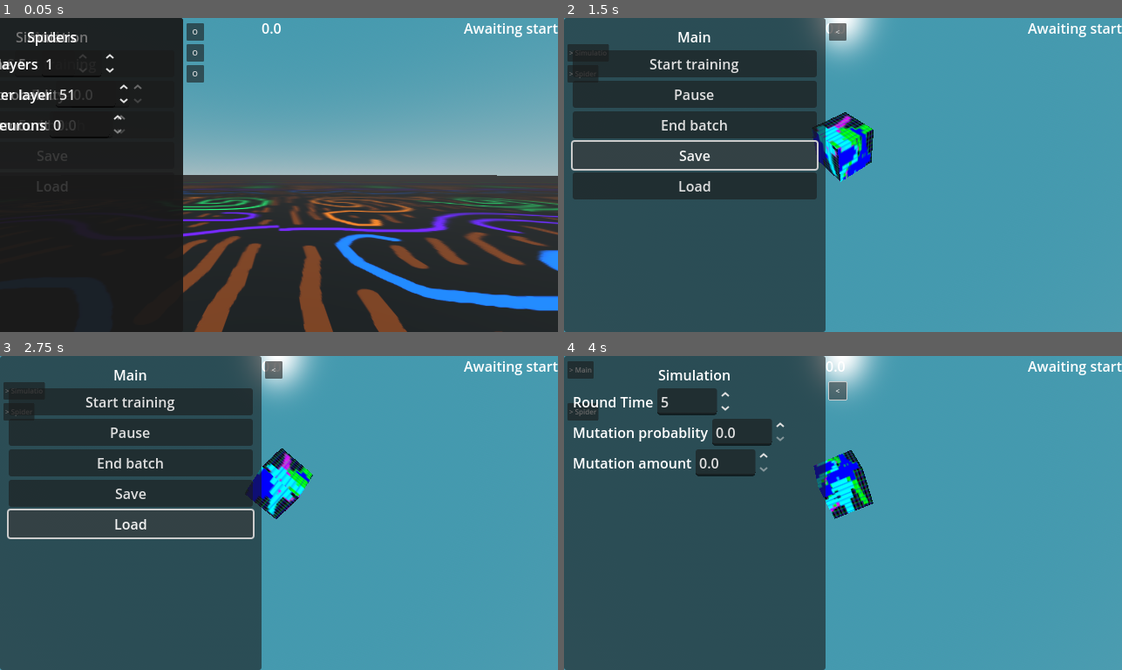
Above: before the commit, frames 1-4 (two rows, left to right).
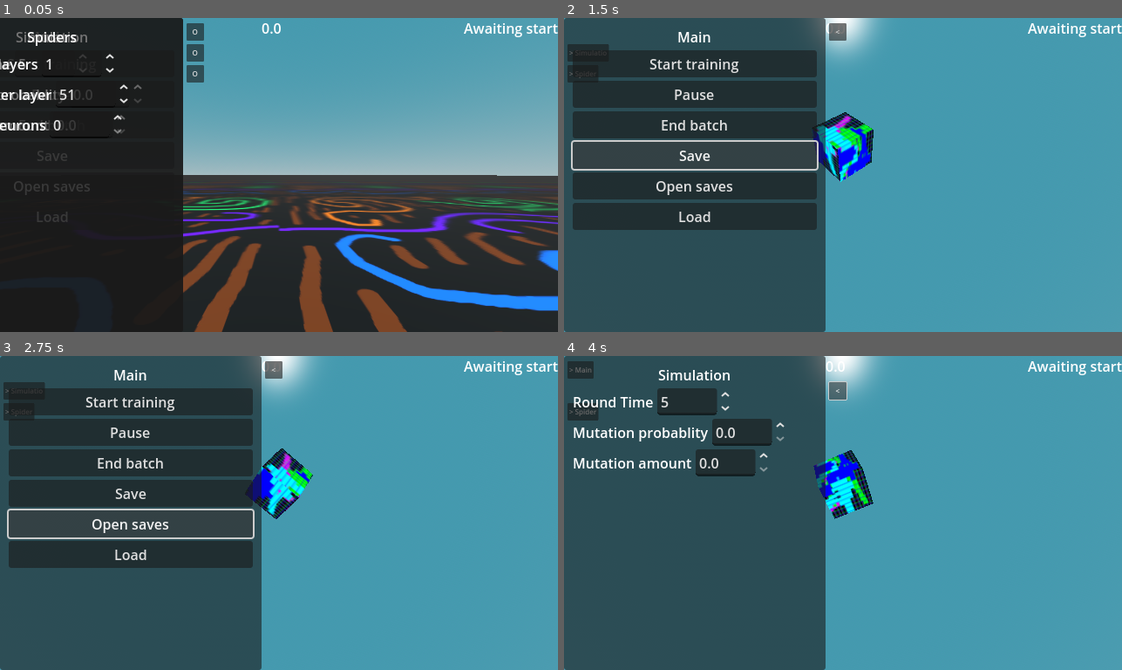
Above: after the commit, the same moments.

Repository: officialErnests/de-ai-ed
Game: Godot game, scene res://scenes/main.tscn
Same seed, same stepped clock (60 frames per second), same inputs: the game is played once before the commit and once after it.
Inputs (mouse positions are in pixels of both pictures, inside the frame that each line leads up to):
- Up to frame 1 (0.05 s): no input
- Up to frame 2 (1.5 s): click "> Main" at 0.5 s; click "Save" at 1.25 s
- Up to frame 3 (2.75 s): click (128, 522) at 2 s, where only the run after the commit has a clickable "Open saves"
- Up to frame 4 (4 s): click "<" at 2.75 s; click "> Simulatio" at 3.5 s

The runs differ from the first frame. In frame 1, 0.1% of the frame differs, in the area x 2-17%, y 51-65%; in frame 2, 4.0%, in the area x 1-46%, y 51-68%; in frame 3, 4.0%; in frame 4, nothing differs.

Commit message:
EXPLORER NOT OPENENING :CRYYY:

Diff:
--- a/scenes/main.tscn
+++ b/scenes/main.tscn
@@ -175,6 +175,10 @@
 [node name="Save" type="Button" parent="Camera_setup/NeckOrSmthing/Dron/Floating_cam/Gui/Main/Panel/VBoxContainer"]
 layout_mode = 2
 text = "Save"
+
+[node name="Open" type="Button" parent="Camera_setup/NeckOrSmthing/Dron/Floating_cam/Gui/Main/Panel/VBoxContainer"]
+layout_mode = 2
+text = "Open saves"
 
 [node name="Load" type="Button" parent="Camera_setup/NeckOrSmthing/Dron/Floating_cam/Gui/Main/Panel/VBoxContainer"]
 layout_mode = 2
@@ -355,11 +359,13 @@
 slider_close_text = "> Spider"
 is_open = false
 
-[node name="Spidersss" type="Node3D" parent="." node_paths=PackedStringArray("start", "pause_button", "force_stop_button", "training_time", "timer", "node_visualiser", "generation_count")]
+[node name="Spidersss" type="Node3D" parent="." node_paths=PackedStringArray("start", "pause_button", "force_stop_button", "save_button", "open_button", "training_time", "timer", "node_visualiser", "generation_count")]
 script = ExtResource("7_tipki")
 start = NodePath("../Camera_setup/NeckOrSmthing/Dron/Floating_cam/Gui/Main/Panel/VBoxContainer/Start")
 pause_button = NodePath("../Camera_setup/NeckOrSmthing/Dron/Floating_cam/Gui/Main/Panel/VBoxContainer/Pause")
 force_stop_button = NodePath("../Camera_setup/NeckOrSmthing/Dron/Floating_cam/Gui/Main/Panel/VBoxContainer/End")
+save_button = NodePath("../Camera_setup/NeckOrSmthing/Dron/Floating_cam/Gui/Main/Panel/VBoxContainer/Save")
+open_button = NodePath("../Camera_setup/NeckOrSmthing/Dron/Floating_cam/Gui/Main/Panel/VBoxContainer/Open")
 training_time = NodePath("../Camera_setup/NeckOrSmthing/Dron/Floating_cam/Gui/Simulation/Panel/VBoxContainer/Timer/SpinBox")
 timer = NodePath("../Lerning")
 spiders_per_batch = 10
--- a/scripts/spidersss.gd
+++ b/scripts/spidersss.gd
@@ -2,12 +2,14 @@
 
 var spider_preload = preload("res://scenes/spider.tscn")
 
-# Called when the node enters the scene tree for the first time.
+const SAVE_PATH = "user://saves/"
 
 @export_category("Main")
 @export var start: Button
 @export var pause_button: Button
 @export var force_stop_button: Button
+@export var save_button: Button
+@export var open_button: Button
 @export_category("Simulation")
 @export var training_time: SpinBox
 @export_category("Others")
@@ -23,6 +25,7 @@
 
 var intss = 0
 var spiders_arr = []
+var stats_arr = []
 func _ready() -> void:
 	generation_count.text = "Awaiting start"
 	timer.timeout.connect(trainLoop)
@@ -30,6 +33,22 @@
 	start.pressed.connect(restart)
 	pause_button.pressed.connect(pauseTimer)
 	force_stop_button.pressed.connect(forceEnd)
+	save_button.pressed.connect(saveAi)
+	open_button.pressed.connect(openExplorer)
+
+func saveAi():
+	var dirAccess = DirAccess.open("user://")
+	dirAccess.make_dir(SAVE_PATH)
+
+	var file_name = SAVE_PATH + "TERRYS_" + Time.get_date_string_from_system() + ".ai"
+	print(file_name)
+	var fileSave = FileAccess.open(file_name, FileAccess.WRITE)
+	print(fileSave)
+	fileSave.store_string(JSON.stringify([stats_arr, spiders_arr]))
+
+func openExplorer():
+	print("explorer.exe " + '/select,"' + str(ProjectSettings.globalize_path(SAVE_PATH)).replace("/", "\\") + '"')
+	OS.execute("explorer.exe", ['/select', str(ProjectSettings.globalize_path(SAVE_PATH)).replace("/", "\\")])
 
 func pauseTimer():
 	if timer.paused:
@@ -38,6 +57,7 @@
 	else:
 		pause_button.text = "resume"
 		timer.paused = true
+
 
 func restart():
 	timer.paused = false
Not shown, added: 192910
